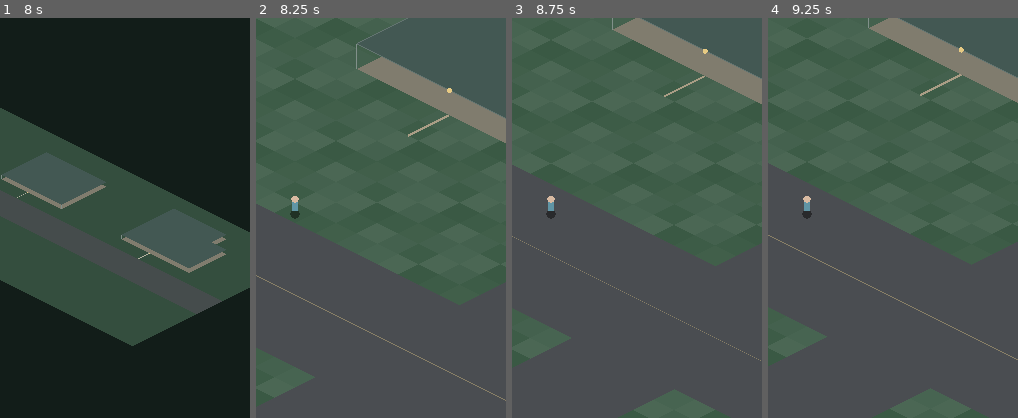
Above: before the commit, frames 1-4 (left to right).
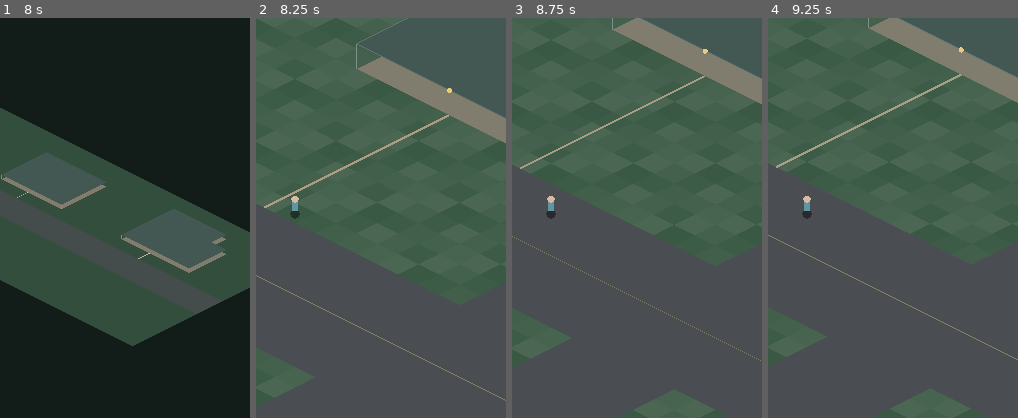
Above: after the commit, the same moments.

Repository: kalashgit/last-light-godot
Game: Godot game, scene res://scenes/neighborhood_showcase_v2.tscn
Same seed, same stepped clock (60 frames per second), same inputs: the game is played once before the commit and once after it. This scene is started directly instead of the project's main scene.
Inputs (mouse positions are % of the whole screen's width and height, from its top left):
- Up to frame 1 (8 s): tap Enter at 0.5, 3.5, 5 s; move the mouse to (72, 45) at 0.52 s; hold Right (ui_right) 0.53-1.25 s; tap E at 0.6 s; click (72, 45) at 0.67 s; tap Space at 0.77, 2, 3.77, 4.25, 5.75, 6.77 s; drag from (30, 55) to (45, 70) at 1.27 s; move the mouse to (60, 28) at 2.02 s; hold Right (ui_right) 2.03-2.75 s; tap V at 2.1 s; drag from (45, 70) to (20, 35) at 2.77 s; move the mouse to (80, 65) at 3.52 s; hold Left (ui_left) 3.53-4.25 s; tap M at 3.6 s; drag from (20, 35) to (35, 25) at 4.27 s; move the mouse to (55, 50) at 5.02 s; hold Down (ui_down) 5.03-5.75 s; tap F at 5.1 s; click (55, 50) at 5.17 s; drag from (35, 25) to (30, 55) at 5.77 s; move the mouse to (72, 45) at 6.52 s; hold Up (ui_up) 6.53-7.25 s; tap G at 6.6 s; drag from (30, 55) to (45, 70) at 7.27 s
- Up to frame 2 (8.25 s): move the mouse to (60, 28) at 8.02 s; hold Down (ui_down) from 8.03 s (still down); tap Tab at 8.1 s
- Up to frame 3 (8.75 s): keep holding Down (ui_down)
- Up to frame 4 (9.25 s): release Down (ui_down) at 8.75 s; drag from (45, 70) to (20, 35) at 8.77 s
The pictures show only the part of the screen within x 42-92%, y 29-79%; the shares and areas given below are measured in that part.

Frame 1 is identical in both runs. In frame 2, 0.4% of the frame differs, in the area x 3-61%, y 29-48%; in frame 3, 0.3%; in frame 4, 0.4%, in the area x 3-61%, y 19-38%.

Commit message:
fix(world): connect every 60-archetype front path to its district road

Diff:
--- a/scripts/neighborhood_showcase_v2.gd
+++ b/scripts/neighborhood_showcase_v2.gd
@@ -404,7 +404,9 @@
         for b in city["buildings"]:
             if overview or _rect(b).get_center().distance_to(player) < 43:
                 var door: Vector2 = _entry(b)
-                draw_line(_iso(door),_iso(door + Vector2(0,2.0)),Color("a99d85"),4)
+                var block_row: int = maxi(0,int(floor(door.y / 27.0)))
+                var public_sidewalk_y: float = float(21 + 27*block_row)
+                draw_line(_iso(door),_iso(Vector2(door.x,public_sidewalk_y)),Color("a99d85"),4)
 
 func _draw_ground() -> void:
     var bounds: Rect2 = _bounds()
